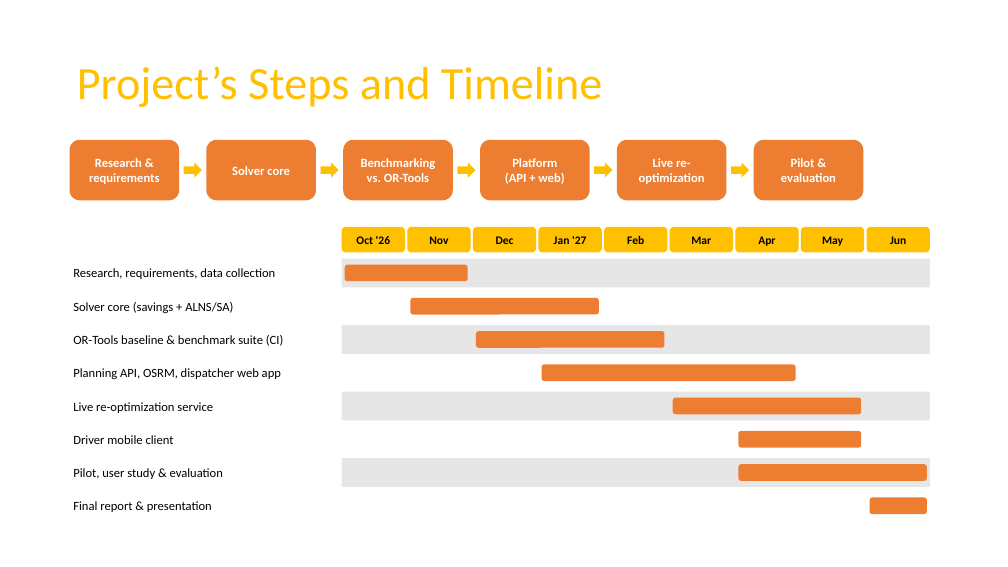
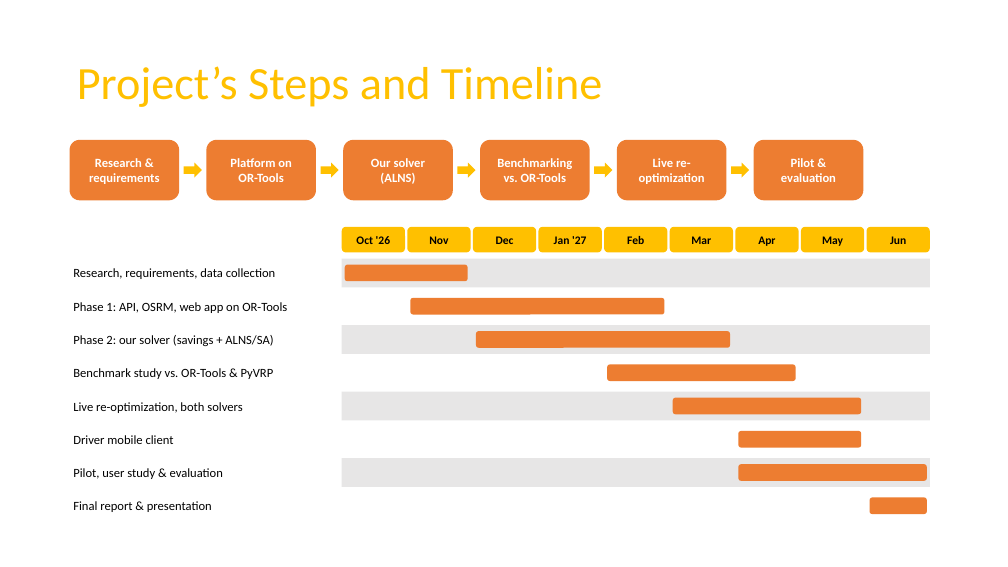
Before and after one commit to NaimElijah/DispatchFlow, a slide deck: slide 12 of docs/presentation/DispatchFlow_Presentation.pptx. Drawn at 1008x567 pixels with LibreOffice and Linux fonts; fonts in the diff are those of the drawing. Boxes give left, top, right and bottom in pixels: in the first picture for what was removed or moved away, otherwise in the second. Text is boxed around its words. In the diff, an @@ line names an element or a change of style, - is before the commit and + after.

Commit message:
docs(solver): adopt OR-Tools first and a research solver track
The initial deck used OR-Tools only as a benchmark baseline and
scheduled our own solver before the platform, so the product, the
demo and the pilot depended on the least predictable component.
Align every planning doc on the agreed strategy instead.

- ADR-004: every solver behind one Solver port in the optimization
  service, chosen by name and judged by the shared validator and
  objective. A failing solver raises one typed error, with no
  fallback to another solver.
- ADR-005: OR-Tools runs the product (Phase 1). Our Clarke-Wright +
  ALNS solver is a measured research track aimed at re-optimization
  (Phase 2), with a benchmark protocol fixed in advance and a
  deterministic CI regression gate.
- Requirements: revise FR-20, FR-42, FR-43 and FR-46; add FR-51
  (PyVRP reference), the NFR-24/NFR-25 solver research targets and
  two non-goals; open Q-29/Q-30 for the values still to be agreed
  with the advisor; fix the source links.
- Implementation plan (.md and .txt) and deck slides 5, 6, 8 and
  10-12 follow the same strategy and timeline.

Refs: ADR-004, ADR-005

```diff
--- a/docs/presentation/DispatchFlow_Presentation.pptx
+++ b/docs/presentation/DispatchFlow_Presentation.pptx
@@ rounded rectangle added at bbox=[343, 140, 453, 200], fill #ED7D31, 12 pt, text #FFFFFF, bold @@
+Our solver
+(ALNS)
@@ rounded rectangle "Benchmarking": place and size @@
-rounded rectangle "Benchmarking" at bbox=[343, 140, 453, 200]
+rounded rectangle "Benchmarking" at bbox=[480, 140, 590, 200]
@@ rounded rectangle removed at bbox=[480, 140, 590, 200] @@
-Platform
-(API + web)
@@ text in rounded rectangle at bbox=[230, 158, 292, 182]: text changed @@
-Solver core
+Platform on
+OR-Tools
@@ rounded rectangle: place and size @@
-rounded rectangle at bbox=[411, 298, 599, 315]
+rounded rectangle at bbox=[411, 298, 665, 315]
@@ text at bbox=[73, 302, 287, 313]: text changed @@
-Solver core (savings + ALNS/SA)
+Phase 1: API, OSRM, web app on OR-Tools
@@ text at bbox=[73, 335, 273, 346]: text changed @@
-OR-Tools baseline & benchmark suite (CI)
+Phase 2: our solver (savings + ALNS/SA)
@@ rounded rectangle: place and size @@
-rounded rectangle at bbox=[476, 331, 665, 348]
+rounded rectangle at bbox=[476, 331, 730, 348]
@@ text at bbox=[73, 368, 274, 379]: text changed @@
-Planning API, OSRM, dispatcher web app
+Benchmark study vs. OR-Tools & PyVRP
@@ rounded rectangle: place and size @@
-rounded rectangle at bbox=[541, 364, 796, 381]
+rounded rectangle at bbox=[607, 364, 796, 381]
@@ text at bbox=[73, 402, 242, 413]: text changed @@
-Live re-optimization service
+Live re-optimization, both solvers
```
Also in this commit, not shown: 5 other slides changed, 6 other files.
